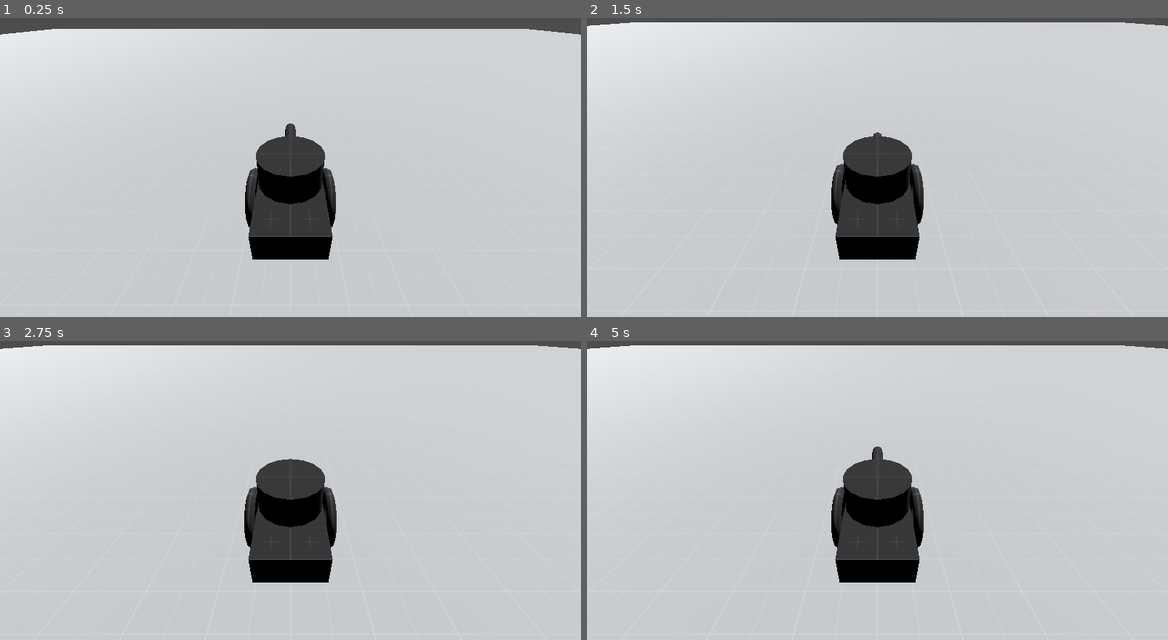
Above: before the commit, frames 1-4 (two rows, left to right).
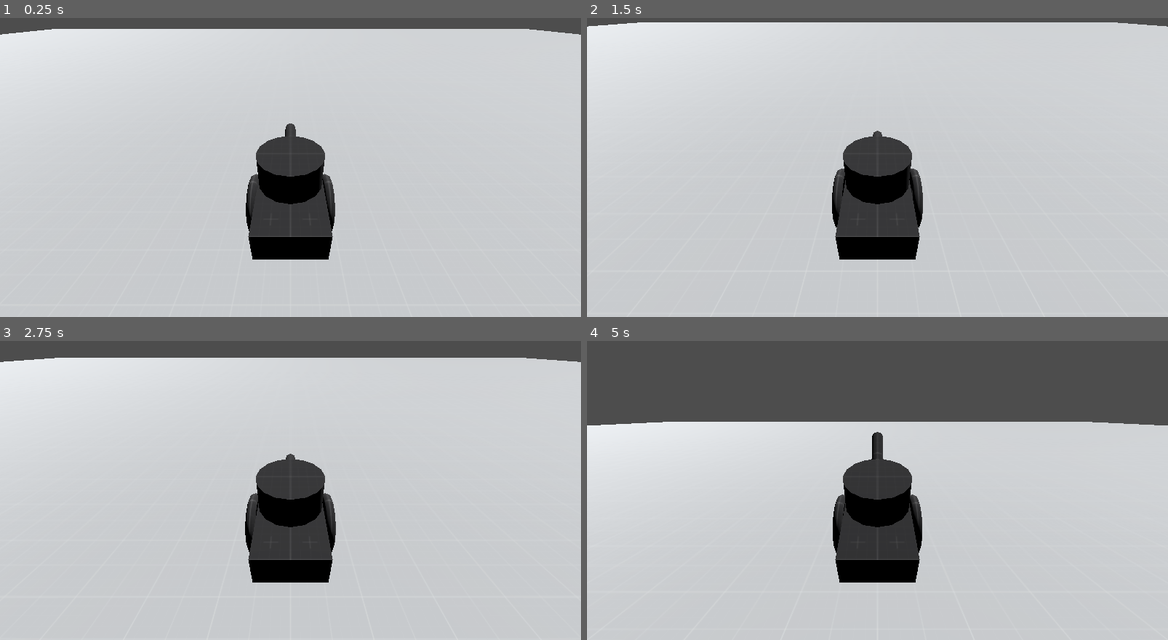
Above: after the commit, the same moments.

Repository: SwPGameDev/tank
Game: Godot game, scene res://Scenes/level_1.tscn
Two runs of this game, one before a commit and one after it. Both use one fixed random seed, a clock stepped at 60 frames per second and the inputs below.
Inputs:
- Up to frame 1 (0.25 s): no input
- Up to frame 2 (1.5 s): hold D (right_stick) 0.53-1.28 s; hold Down (eleveate_down) from 1.28 s (still down)
- Up to frame 3 (2.75 s): tap Enter at 2 s; release Down (eleveate_down) at 2.03 s; hold D (right_stick) from 2.03 s (still down)
- Up to frame 4 (5 s): release D (right_stick) at 2.78 s; hold Up (elevate_up) 2.78-3.53 s; hold A (left_stick) from 3.53 s (still down)

The runs differ from the first frame. In frame 1, 0.3% of the frame differs, in the area x 42-58%, y 50-72%; in frame 2, 0.3%; in frame 3, 4.5%; in frame 4, 26%, in the area x 0-100%, y 1-71%.
Error after the commit: Invalid access to property or key 'wheel_roll_influence' on a base object of type 'Nil'. (res://Scripts/wheel_properties.gd:8)

Commit message:
Adding easy properties editing for wheels

Diff:
--- a/Scenes/level_1.tscn
+++ b/Scenes/level_1.tscn
@@ -6,6 +6,8 @@
 [sub_resource type="StandardMaterial3D" id="StandardMaterial3D_dvkm7"]
 albedo_texture = ExtResource("1_ls1ty")
 uv1_triplanar = true
+
+[sub_resource type="Curve3D" id="Curve3D_ceoip"]
 
 [node name="level_1" type="Node3D"]
 
@@ -21,5 +23,14 @@
 [node name="tank" parent="." instance=ExtResource("2_dradb")]
 transform = Transform3D(1, 0, 0, 0, 1, 0, 0, 0, 1, 0, 2, 0)
 
-[node name="Camera3D" type="Camera3D" parent="tank"]
-transform = Transform3D(-1, 5.01436e-08, -7.16125e-08, 0, 0.819152, 0.573576, 8.74228e-08, 0.573576, -0.819152, 0, 2.5, -2.5)
+[node name="Path3D" type="Path3D" parent="tank"]
+transform = Transform3D(1, 0, 0, 0, 1, 0, 0, 0, 1, 0, 2.5, -2.5)
+curve = SubResource("Curve3D_ceoip")
+
+[node name="PathFollow3D" type="PathFollow3D" parent="tank/Path3D"]
+
+[node name="Camera3D" type="Camera3D" parent="tank/Path3D/PathFollow3D"]
+transform = Transform3D(-1, 5.01436e-08, -7.16125e-08, 0, 0.819152, 0.573576, 8.74228e-08, 0.573576, -0.819152, 0, 0, 0)
+
+[node name="CSGSphere3D" type="CSGSphere3D" parent="tank/Path3D/PathFollow3D/Camera3D"]
+radius = 0.1
--- a/Scenes/tank.tscn
+++ b/Scenes/tank.tscn
@@ -1,10 +1,11 @@
-[gd_scene load_steps=13 format=3 uid="uid://dw3a0or0rjn6w"]
+[gd_scene load_steps=14 format=3 uid="uid://dw3a0or0rjn6w"]
 
 [ext_resource type="Script" path="res://Scripts/tank_movement.gd" id="1_qnids"]
 [ext_resource type="Texture2D" uid="uid://drp8u200dxbsb" path="res://Assets/Textures/Prototype/Dark/texture_06.png" id="2_8qfay"]
 [ext_resource type="Texture2D" uid="uid://41yehctv5cwr" path="res://Assets/Textures/Prototype/Dark/texture_01.png" id="3_nrsaj"]
 [ext_resource type="Script" path="res://Scripts/weapon_control.gd" id="3_xpnu8"]
 [ext_resource type="Texture2D" uid="uid://birs5p7jxilpj" path="res://Assets/Textures/Prototype/Dark/texture_04.png" id="4_f1hyi"]
+[ext_resource type="Script" path="res://Scripts/wheel_properties.gd" id="6_5p2uo"]
 
 [sub_resource type="StandardMaterial3D" id="StandardMaterial3D_i3cqn"]
 albedo_texture = ExtResource("2_8qfay")
@@ -36,9 +37,9 @@
 script = ExtResource("1_qnids")
 left_wheel = NodePath("left_wheel")
 right_wheel = NodePath("right_wheel")
-acceleration_amount = 10.0
-deceleration_amount = 10.0
-max_throttle = 50.0
+acceleration_amount = 50.0
+deceleration_amount = 50.0
+max_throttle = 100.0
 max_reverse_throttle = -10.0
 
 [node name="CSGBox3D" type="CSGBox3D" parent="."]
@@ -81,8 +82,11 @@
 height = 1.0
 material = SubResource("StandardMaterial3D_g7e6d")
 
+[node name="wheel_properties" type="Node" parent="."]
+script = ExtResource("6_5p2uo")
+
 [node name="left_wheel" type="VehicleWheel3D" parent="."]
-transform = Transform3D(1, 0, 0, 0, 1, 0, 0, 0, 1, 0.6, 0, 0)
+transform = Transform3D(1, 0, 0, 0, 1, 0, 0, 0, 1, 0.6, -0.134421, 0)
 suspension_stiffness = 50.0
 
 [node name="CSGTorus3D" type="CSGTorus3D" parent="left_wheel"]
@@ -94,7 +98,7 @@
 material = SubResource("StandardMaterial3D_3fs6g")
 
 [node name="right_wheel" type="VehicleWheel3D" parent="."]
-transform = Transform3D(1, 0, 0, 0, 1, 0, 0, 0, 1, -0.6, 0, 0)
+transform = Transform3D(1, 0, 0, 0, 1, 0, 0, 0, 1, -0.6, -0.134421, 0)
 suspension_stiffness = 50.0
 
 [node name="CSGTorus3D" type="CSGTorus3D" parent="right_wheel"]
--- a/Scripts/tank_movement.gd
+++ b/Scripts/tank_movement.gd
@@ -11,10 +11,6 @@
 @export var max_throttle : float
 @export var max_reverse_throttle : float
 
-func _ready() -> void:
-	print(max_throttle)
-	print(max_reverse_throttle)
-
 
 func _process(delta: float) -> void:
 	# Throttle control
@@ -26,12 +22,11 @@
 	# Left Right track control
 	if Input.is_action_pressed("left_stick") :
 		left_wheel.engine_force = current_throttle
-		print("LEFT STICK")
 	else :
 		left_wheel.engine_force = 0
+
 	if Input.is_action_pressed("right_stick") :
 		right_wheel.engine_force = current_throttle
-		print("RIGHT STICK")
 	else :
 		right_wheel.engine_force = 0
 
--- a/Scripts/weapon_control.gd
+++ b/Scripts/weapon_control.gd
@@ -5,6 +5,9 @@
 
 @export var rotate_speed : float
 @export var elevate_speed : float
+
+@export var max_elevate : float = -20
+@export var min_elevate : float = 9
 
 # Called when the node enters the scene tree for the first time.
 func _ready() -> void:
@@ -16,11 +19,13 @@
 	# Turret left right
 	if Input.is_action_pressed("traverse_left") :
 		turret.rotate_y(rotate_speed * delta)
+
 	if Input.is_action_pressed("traverse_right") :
 		turret.rotate_y(-1 * rotate_speed * delta)
 
 	# Barrel up down
-	if Input.is_action_pressed("elevate_up") :
+	if Input.is_action_pressed("elevate_up") && barrel.rotation_degrees.x > max_elevate :
 		barrel.rotate_x(-1 * elevate_speed * delta)
-	if Input.is_action_pressed("eleveate_down") :
+
+	if Input.is_action_pressed("eleveate_down") && barrel.rotation_degrees.x < min_elevate :
 		barrel.rotate_x(elevate_speed * delta)
--- /dev/null
+++ b/Scripts/wheel_properties.gd
@@ -0,0 +1,8 @@
+extends Node
+
+@export var left_wheel : VehicleWheel3D
+@export var right_wheel : VehicleWheel3D
+
+
+func _ready() -> void:
+	left_wheel.wheel_roll_influence
Not shown: 1 places in Scenes/level_1.tscn that only renumber resources
